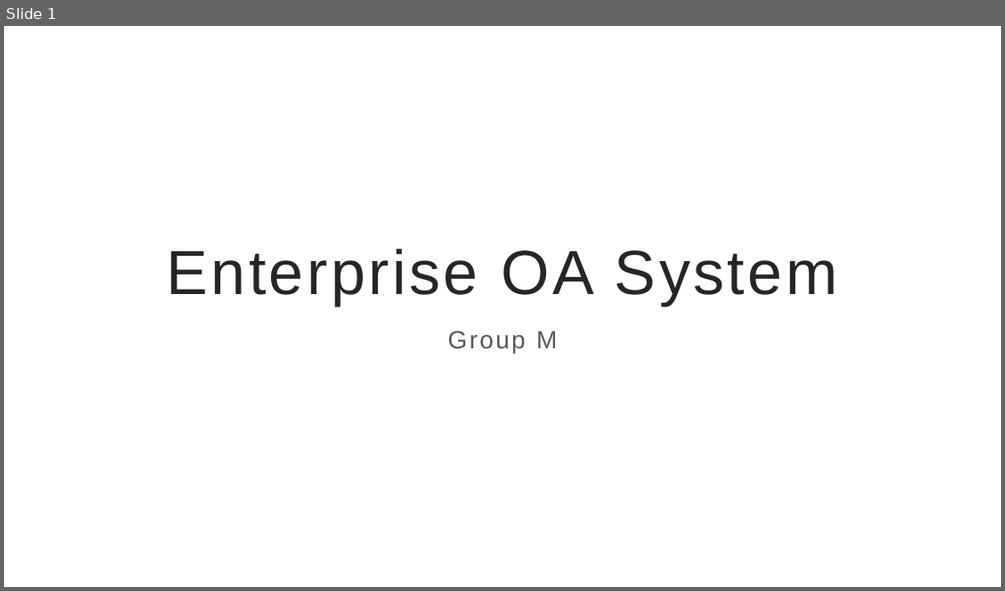
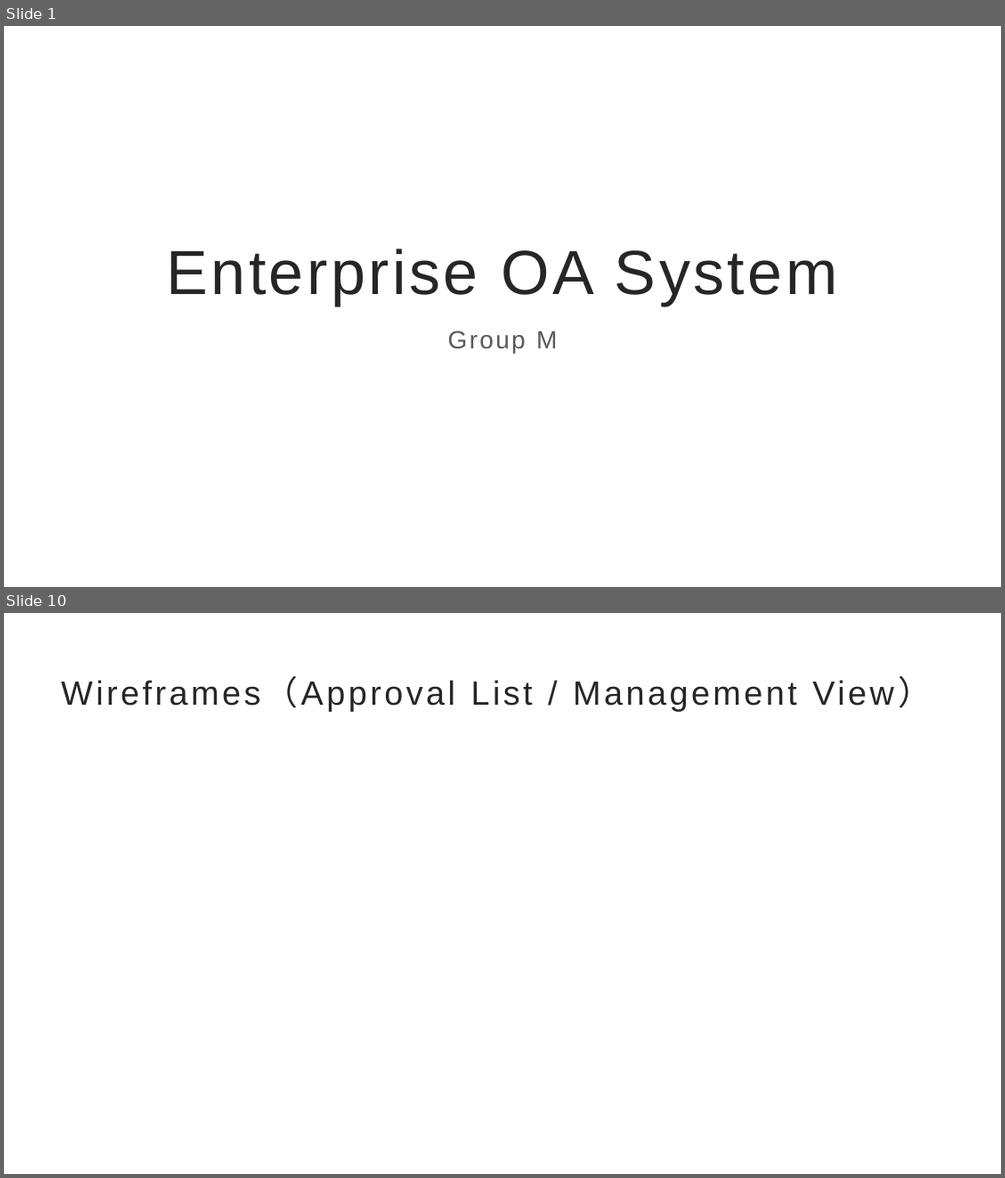
Before and after one commit to Harold-Gu/Enterprise-OA-Management-System, a slide deck: OA System.pptx. Shown one above the other, each under a label of ours: slide 1 before the commit, slides 1 and 10 after it; the slides between them are not shown. The pictures are 1005x591 and 1005x1178 pixels, drawn with LibreOffice and Linux fonts; fonts in the diff are those of the drawing. Boxes give left, top, right and bottom in pixels: in the first picture for what was removed or moved away, otherwise in the second. Text is boxed around its words. In the diff, an @@ line names an element or a change of style, - is before the commit and + after.

```diff
--- a/OA System.pptx
+++ b/OA System.pptx
@@ slide 10 added at bbox=[4, 613, 1001, 1174], background #FFFFFF @@
@@ title added at bbox=[61, 676, 894, 712], 32.4 pt, text #262626 @@
+Wireframes（Approval List / Management View）
```
Also in this commit, not shown: 2 slides changed, 8 other slides added, 1 slide removed.
